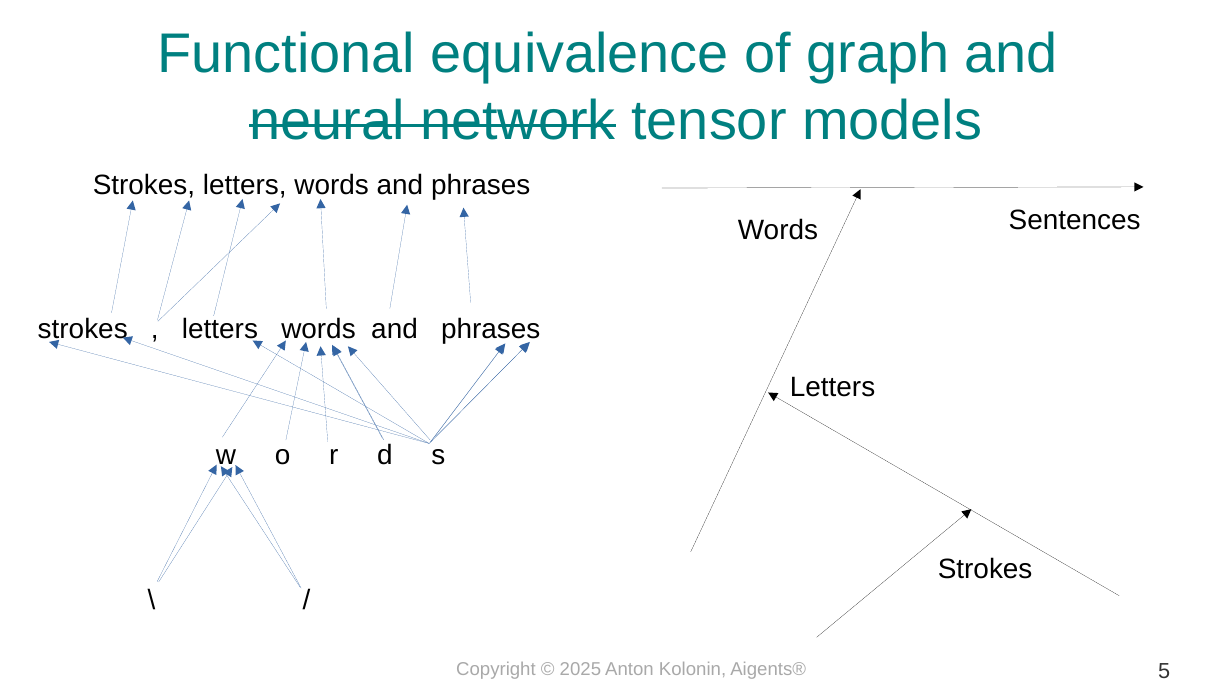
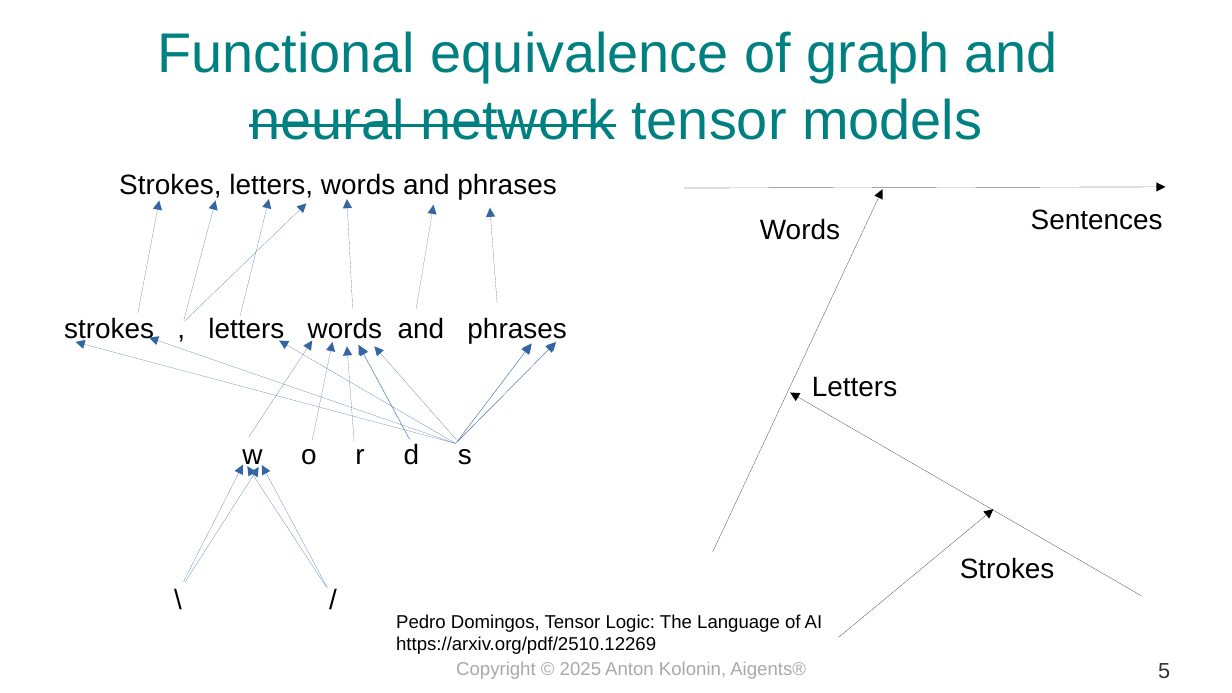
Before and after one commit to aigents/iai, a slide deck: slide 5 of docs/2025/psyche_model_kolonin_en.odp. Drawn at 1232x693 pixels with LibreOffice and Linux fonts; fonts in the diff are those of the drawing. Boxes give left, top, right and bottom in pixels: in the first picture for what was removed or moved away, otherwise in the second. Text is boxed around its words. In the diff, an @@ line names an element or a change of style, - is before the commit and + after.

```diff
--- a/docs/2025/psyche_model_kolonin_en.odp
+++ b/docs/2025/psyche_model_kolonin_en.odp
@@ 24 arrows, 5 texts: place and size @@
-24 arrows, 5 texts at [38,173,875,619]
+24 arrows, 5 texts at [64,173,897,619]
@@ 4 arrows, 3 texts: place and size @@
-4 arrows, 3 texts at [662,187,1144,637]
+4 arrows, 3 texts at [684,187,1166,637]
@@ text added at [396,614,823,654], 12 pt, text #000000 @@
+Pedro Domingos, Tensor Logic: The Language of AI
+https://arxiv.org/pdf/2510.12269
```
Also in this commit, not shown: 1 other file.
